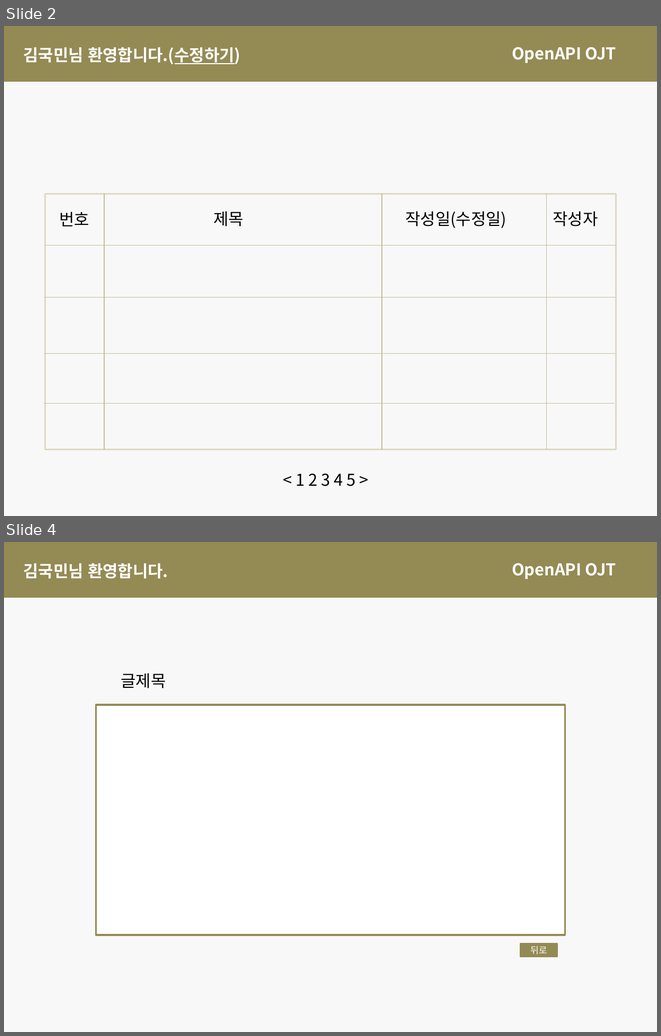
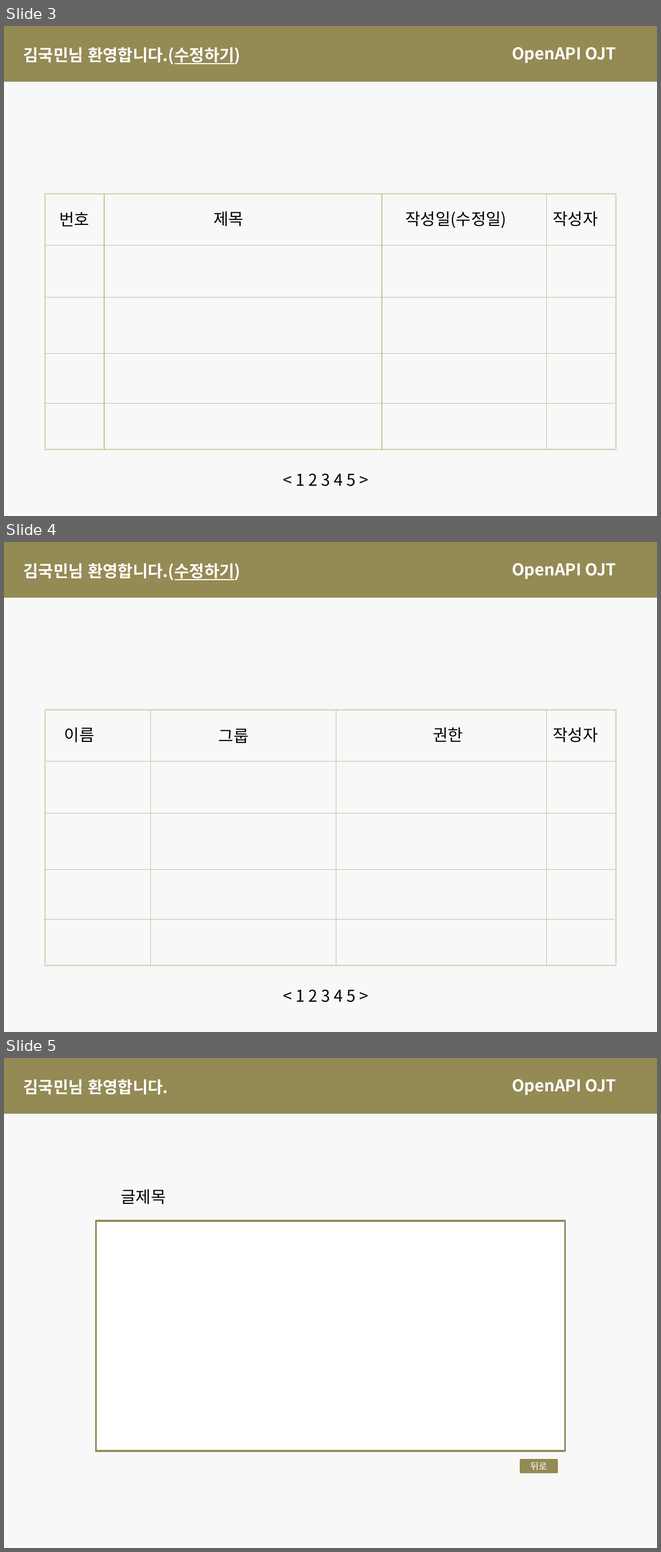
Before and after one commit to feelcard/OpenAPI_OJT, a slide deck: 화면 구성/화면구성(미완)_2020-08-19.pptx. Shown one above the other, each under a label of ours: slides 2 and 4 before the commit, slides 3, 4 and 5 after it; the slides between them are not shown. The pictures are 661x1036 and 661x1552 pixels, drawn with LibreOffice and Linux fonts; fonts in the diff are those of the drawing. Boxes give left, top, right and bottom in pixels: in the first picture for what was removed or moved away, otherwise in the second. Text is boxed around its words. In the diff, an @@ line names an element or a change of style, - is before the commit and + after.

```diff
--- a/화면 구성/화면구성(미완)_2020-08-19.pptx
+++ b/화면 구성/화면구성(미완)_2020-08-19.pptx
@@ slide 4 added at (4, 542, 657, 1032), background #F8F8F8 @@
@@ rectangle added at (4, 542, 657, 597), fill #948A54, outline #948A54 2 pt @@
@@ text added at (23, 563, 240, 580), 18 pt, text #FFFFFF, bold @@
+김국민님 환영합니다.(수정하기)
@@ text added at (512, 563, 617, 579), 18 pt, text #FFFFFF, bold @@
+OpenAPI OJT
@@ rectangle added at (45, 710, 616, 965), outline #DDD9C3 2 pt @@
@@ line added from (150, 710) to (150, 965), #C4BD97 0.75 pt @@
@@ line added from (336, 710) to (336, 965), #C4BD97 0.75 pt @@
@@ line added from (547, 710) to (547, 965), #C4BD97 0.75 pt @@
@@ text added at (64, 727, 95, 742), 18 pt, text #000000 @@
+이름
@@ text added at (219, 729, 249, 743), 18 pt, text #000000 @@
+그룹
@@ text added at (433, 727, 463, 742), 18 pt, text #000000 @@
+권한
@@ text added at (553, 727, 598, 742), 18 pt, text #000000 @@
+작성자
@@ line added from (45, 761) to (616, 761), #C4BD97 0.75 pt @@
@@ line added from (44, 814) to (615, 814), #C4BD97 0.75 pt @@
@@ line added from (44, 869) to (615, 869), #C4BD97 0.75 pt @@
@@ line added from (44, 919) to (615, 919), #C4BD97 0.75 pt @@
@@ text added at (296, 989, 355, 1002), 18 pt, text #000000 @@
+< 1 2 3 4 5 >
@@ what was slide 2 is now slide 3 @@
@@ what was slide 4 is now slide 5 @@
```
Also in this commit, not shown: 1 other file.
